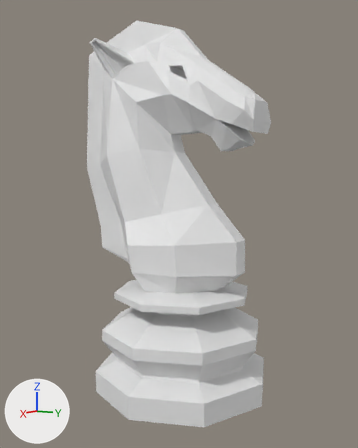
The Blender file blender/LowPolyChessSet/src/models/pieces/Knight.blend as it was, and as the next commit left it.
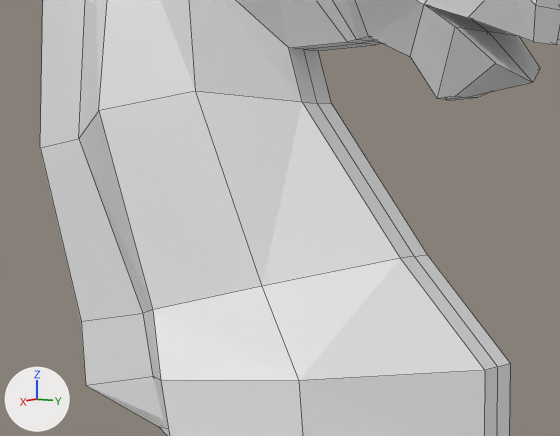
There are two pictures of each version: one whole from a 50 mm camera at (0.0935, 0.0603, 0.0505) aimed at (-0.0008, -0.0015, 0.0377), one close up on the part from 20% to 73% of the width and 26% to 59% of the height. Every picture has the same lights, and +X, +Y and +Z are marked at lower left. The close-ups show mesh edges as thin lines.

In view in the first close-up: 'Knight'.
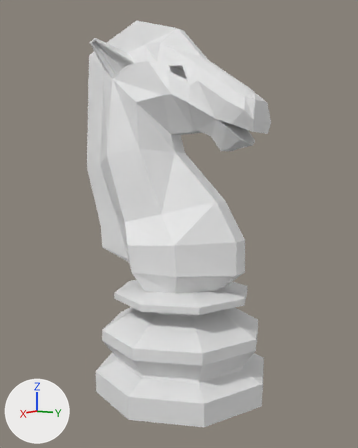
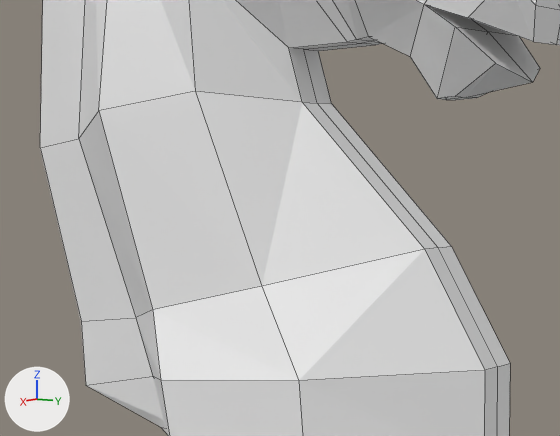
Location of each change, (x1, y1, x2, y2) in pixels of the close-ups (560 x 436 px; the box of a moved part takes in the faces that stretch with it):
part 1 of me_cylinder_002, moved or reshaped: before (86, 92, 510, 435); after (86, 92, 510, 433)
part 2 of me_cylinder_002, moved or reshaped: (40, 111, 161, 385) in both

The change, as a list of edits to the scene's bpy script:
```text
Change me_cylinder_002:
    where me_cylinder_002.from_pydata(...)  # 127 vertices, 110 faces; spans x 0.0..0.0086, y -0.0203..0.0142, z 0.0181..0.0626
    used by ob_knight; location = (0.0, 0.0, 0.0); scale = (1.33, 1.33, 1.33)
    me_cylinder_002 part 1
    me_cylinder_002.vertices[3].co: (0.0, -0.011, 0.0211) -> (0.0, -0.0109, 0.0211)
    me_cylinder_002.vertices[8].co: (0.0, 0.0058, 0.032) -> (0.0, 0.0073, 0.0325)  # pixel (414, 256) -> pixel (438, 247)
    me_cylinder_002.vertices[13].co: (0.0015, 0.0058, 0.032) -> (0.0015, 0.0073, 0.0325)  # pixel (400, 258) -> pixel (424, 249)
    me_cylinder_002.vertices[24].co: (0.0015, -0.011, 0.0211) -> (0.0015, -0.0109, 0.0211)  # pixel (158, 426) -> pixel (160, 427)
    me_cylinder_002 part 2
    me_cylinder_002.vertices[63].co: (0.0021, -0.0116, 0.028) -> (0.0021, -0.0122, 0.0277)  # pixel (142, 313) -> pixel (135, 317)
```
